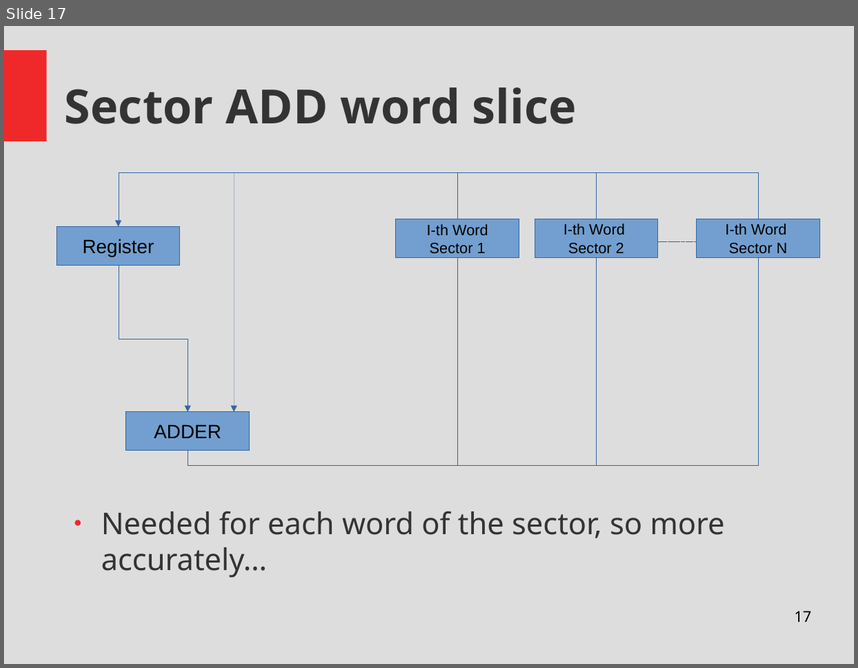
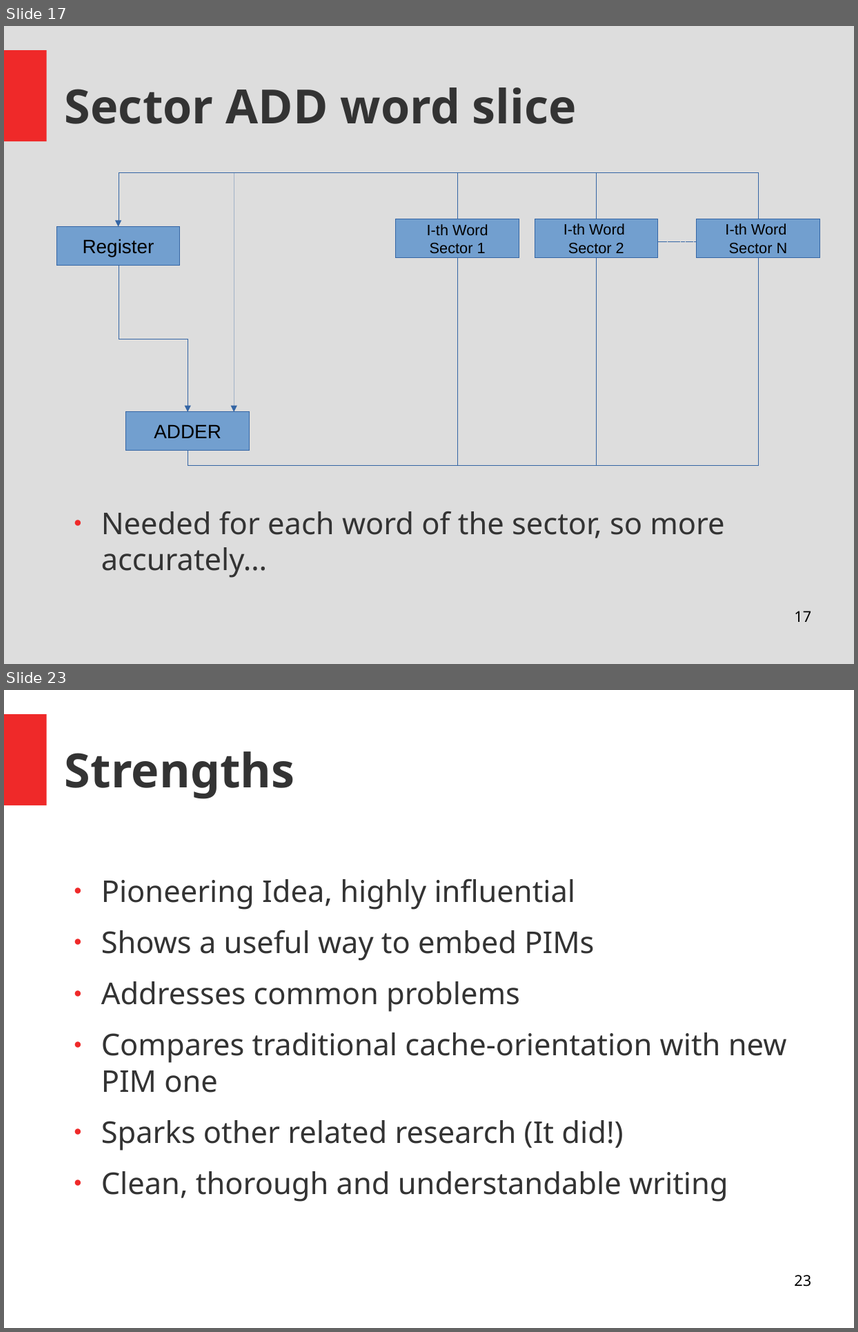
Before and after one commit to Thapep/PPS, a slide deck: inmemory/In Memory Processing Presentation.odp. Shown one above the other, each under a label of ours: slide 17 before the commit, slides 17 and 23 after it; the slides between them are not shown. The pictures are 858x668 and 858x1332 pixels, drawn with LibreOffice and Linux fonts; fonts in the diff are those of the drawing. Boxes give left, top, right and bottom in pixels: in the first picture for what was removed or moved away, otherwise in the second. Text is boxed around its words. In the diff, an @@ line names an element or a change of style, - is before the commit and + after.

Commit message:
Summary covered, Strengths and Weaknesses covered

```diff
--- a/inmemory/In Memory Processing Presentation.odp
+++ b/inmemory/In Memory Processing Presentation.odp
@@ slide 23 added at box(4, 690, 854, 1328), background #FFFFFF; not listed: 1 template element that a slide beside it also shows @@
@@ title added at box(65, 751, 295, 799), 44 pt, text #333333, bold @@
+Strengths
@@ text added at box(101, 878, 787, 1201), 28 pt, text #333333 @@
+● Pioneering Idea, highly influential
+● Shows a useful way to embed PIMs
+● Addresses common problems
+● Compares traditional cache-orientation with new PIM one
+● Sparks other related research (It did!)
+● Clean, thorough and understandable writing
@@ page number added at box(794, 1274, 811, 1286), 14 pt, text #000000 @@
+23
```
Also in this commit, not shown: 1 slide changed, 5 other slides added, 2 other files.
